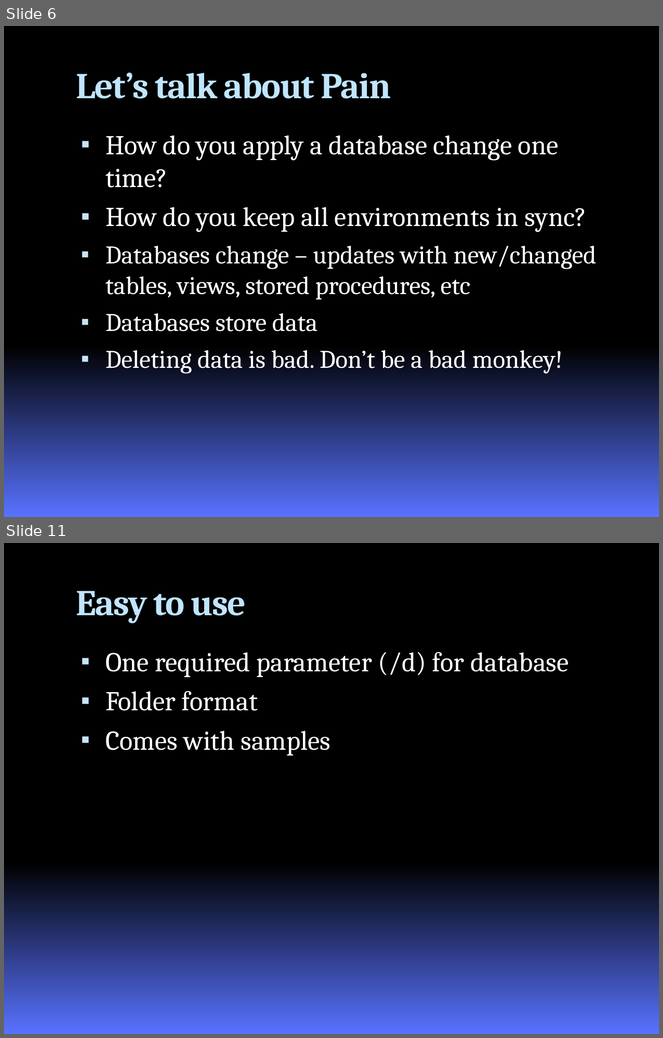
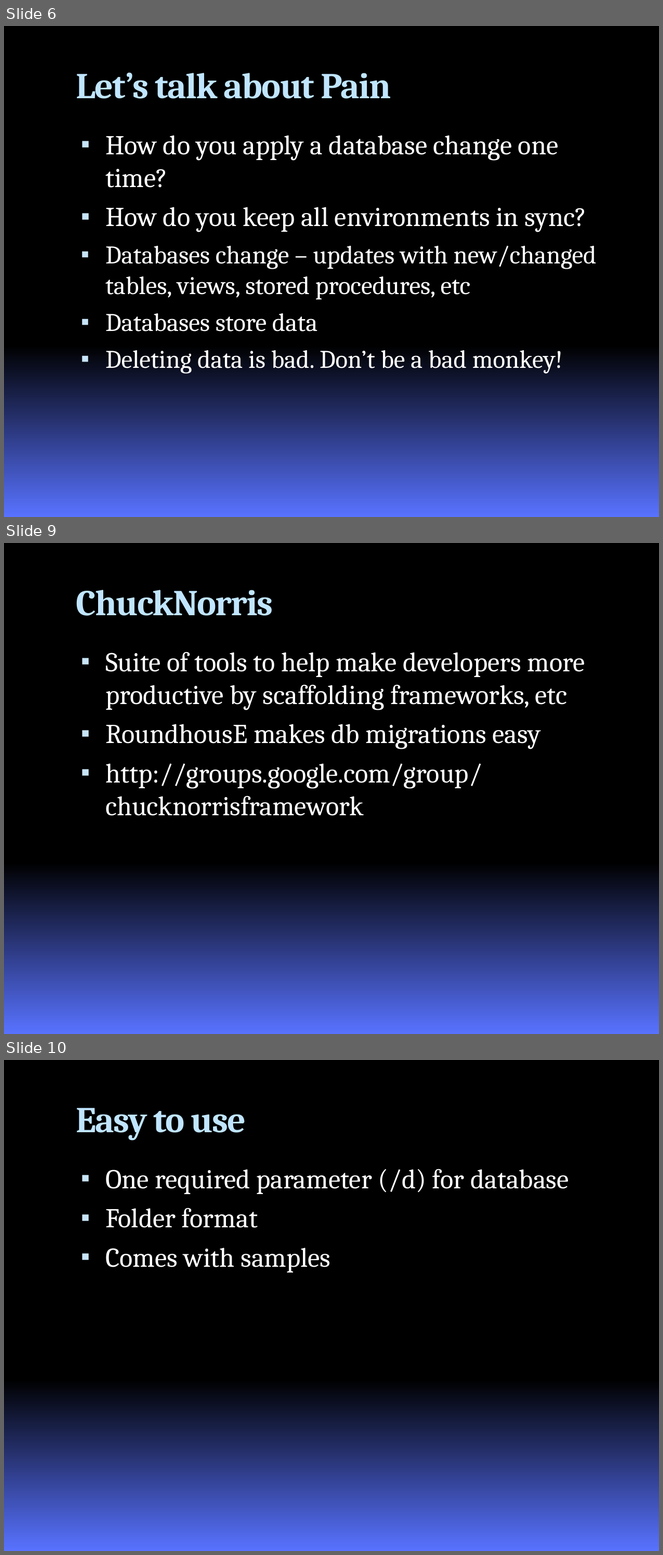
Before and after one commit to google-code-export/roundhouse, a slide deck: branches/nhibernate/docs/RoundhousEPresentation.pptx. Shown one above the other, each under a label of ours: slides 6 and 11 before the commit, slides 6, 9 and 10 after it; the slides between them are not shown. The pictures are 663x1038 and 663x1555 pixels, drawn with LibreOffice and Linux fonts; fonts in the diff are those of the drawing; background and template pictures are left out. Boxes give left, top, right and bottom in pixels: in the first picture for what was removed or moved away, otherwise in the second. Text is boxed around its words. In the diff, an @@ line names an element or a change of style, - is before the commit and + after.

```diff
--- a/branches/nhibernate/docs/RoundhousEPresentation.pptx
+++ b/branches/nhibernate/docs/RoundhousEPresentation.pptx
@@ slide 9 added at (x1=4, y1=543, x2=659, y2=1034), background gradient #000000 to #5972FF @@
@@ title added at (x1=76, y1=590, x2=273, y2=616), 40 pt, text #C0E5FF, bold @@
+ChuckNorris
@@ text added at (x1=105, y1=652, x2=585, y2=816), 30 pt, text #FFFFFF @@
+▪ Suite of tools to help make developers more productive by scaffolding frameworks, etc
+▪ RoundhousE makes db migrations easy
+▪ http://groups.google.com/group/chucknorrisframework
@@ what was slide 11 is now slide 10 @@
```
Also in this commit, not shown: 3 slides changed, 3 other slides added, 1 slide removed.
